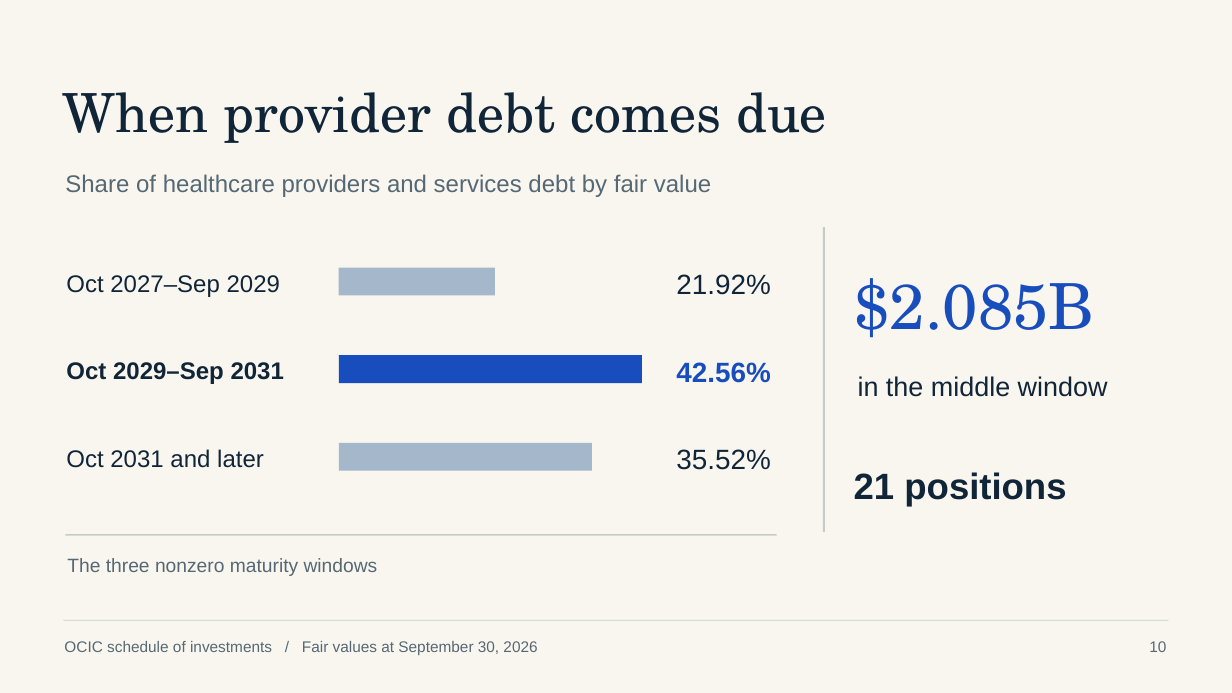
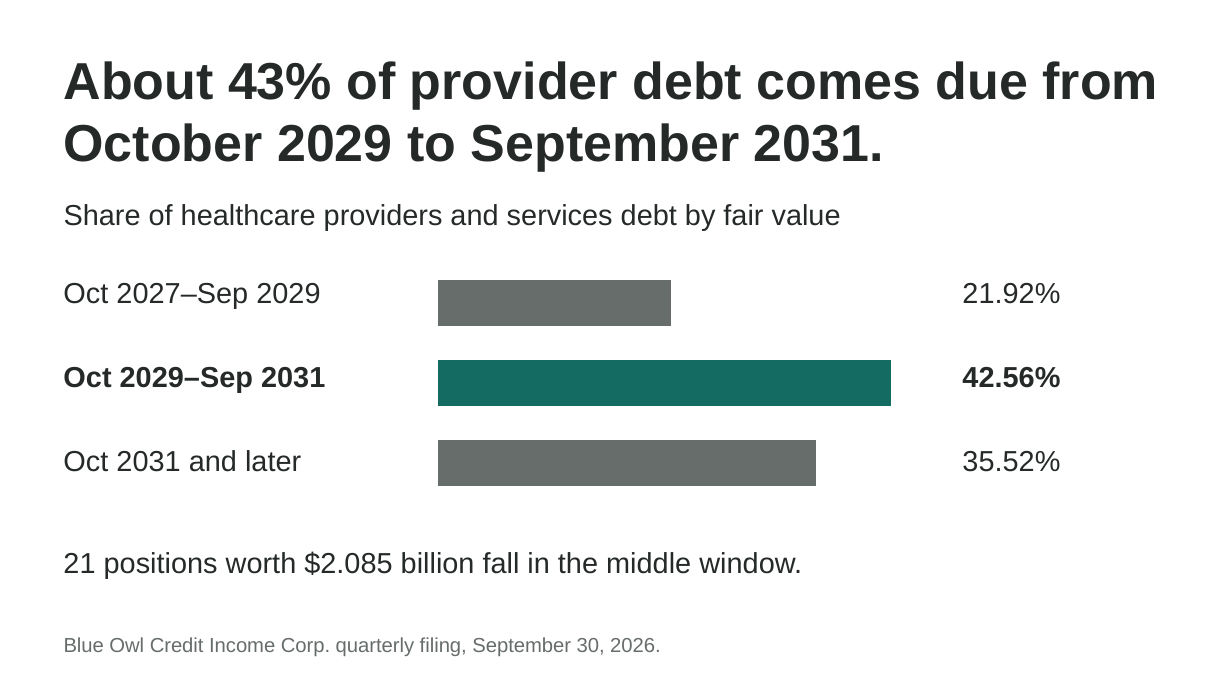
Before and after one commit to marcswartz/ivey-group7-portfolio, a slide deck: slide 10 of presentation.pptx. Drawn at 1232x693 pixels with LibreOffice and Linux fonts; fonts in the diff are those of the drawing. Boxes give left, top, right and bottom in pixels: in the first picture for what was removed or moved away, otherwise in the second. Text is boxed around its words. In the diff, an @@ line names an element or a change of style, - is before the commit and + after.

```diff
--- a/presentation.pptx
+++ b/presentation.pptx
@@ background #F8F6EF to #FFFFFF @@
@@ text "About 43% of provider debt ..." at bbox=[63, 61, 1159, 171]: vertical alignment middle to top @@
@@ text at bbox=[63, 61, 1159, 171]: text changed; size 42 to 40.5 pt; font TeX Gyre Schola to Arial; text colour #112539 to #252A29; bold on @@
-When provider debt comes due
+About 43% of provider debt comes due from October 2029 to September 2031.
@@ text "Share of healthcare providers and ...": place and size @@
-text "Share of healthcare providers and ..." at bbox=[65, 174, 711, 197]
+text "Share of healthcare providers and ..." at bbox=[64, 204, 841, 231]
@@ text "Share of healthcare providers and ..." at bbox=[64, 204, 841, 231]: size 18.8 to 22.5 pt, text colour #566873 to #252A29 @@
@@ rectangle removed at bbox=[823, 227, 825, 532] @@
@@ rectangle removed at bbox=[339, 268, 495, 296] @@
@@ bar chart added at bbox=[429, 258, 928, 508] @@
+categories: 1, 2, 3
+Series 1: 83, 100, 52
@@ text "21.92%": place and size @@
-text "21.92%" at bbox=[676, 274, 770, 295]
+text "21.92%" at bbox=[962, 283, 1060, 304]
@@ text "21.92%" at bbox=[962, 283, 1060, 304]: size 21.8 to 22.5 pt, text colour #112539 to #252A29; alignment right to left @@
@@ text removed at bbox=[855, 278, 1095, 338] @@
-$2.085B
@@ size 18.8 to 22.5 pt, text colour #112539 to #252A29 in 3 elements at bbox=[63, 283, 320, 309], bbox=[63, 450, 301, 472], bbox=[63, 367, 325, 392] @@
@@ rectangle removed at bbox=[339, 355, 642, 383] @@
@@ text "42.56%": place and size @@
-text "42.56%" at bbox=[676, 362, 770, 383]
+text "42.56%" at bbox=[962, 367, 1060, 388]
@@ text "42.56%" at bbox=[962, 367, 1060, 388]: size 21.8 to 22.5 pt, text colour #184DBD to #252A29; alignment right to left @@
@@ text removed at bbox=[858, 376, 1108, 397] @@
-in the middle window
@@ rectangle removed at bbox=[339, 443, 592, 470] @@
@@ text "35.52%" at bbox=[962, 451, 1060, 472]: size 21.8 to 22.5 pt, text colour #112539 to #252A29; alignment right to left @@
@@ text "35.52%": place and size @@
-text "35.52%" at bbox=[676, 449, 770, 470]
+text "35.52%" at bbox=[962, 451, 1060, 472]
@@ text removed at bbox=[854, 472, 1066, 506] @@
-21 positions
@@ rectangle removed at bbox=[66, 534, 777, 536] @@
@@ text added at bbox=[63, 551, 802, 578], 22.5 pt, text #252A29 @@
+21 positions worth $2.085 billion fall in the middle window.
@@ text removed at bbox=[67, 558, 378, 576] @@
-The three nonzero maturity windows
@@ rectangle removed at bbox=[64, 620, 1169, 621] @@
@@ text at bbox=[64, 637, 660, 656]: text changed; size 12 to 15.8 pt; text colour #566873 to #666D6A @@
-OCIC schedule of investments / Fair values at September 30, 2026
+Blue Owl Credit Income Corp. quarterly filing, September 30, 2026.
@@ text removed at bbox=[1149, 641, 1166, 652] @@
-10
```
Also in this commit, not shown: 3 other slides changed, 9 slides added, 9 slides removed, 18 other files.
